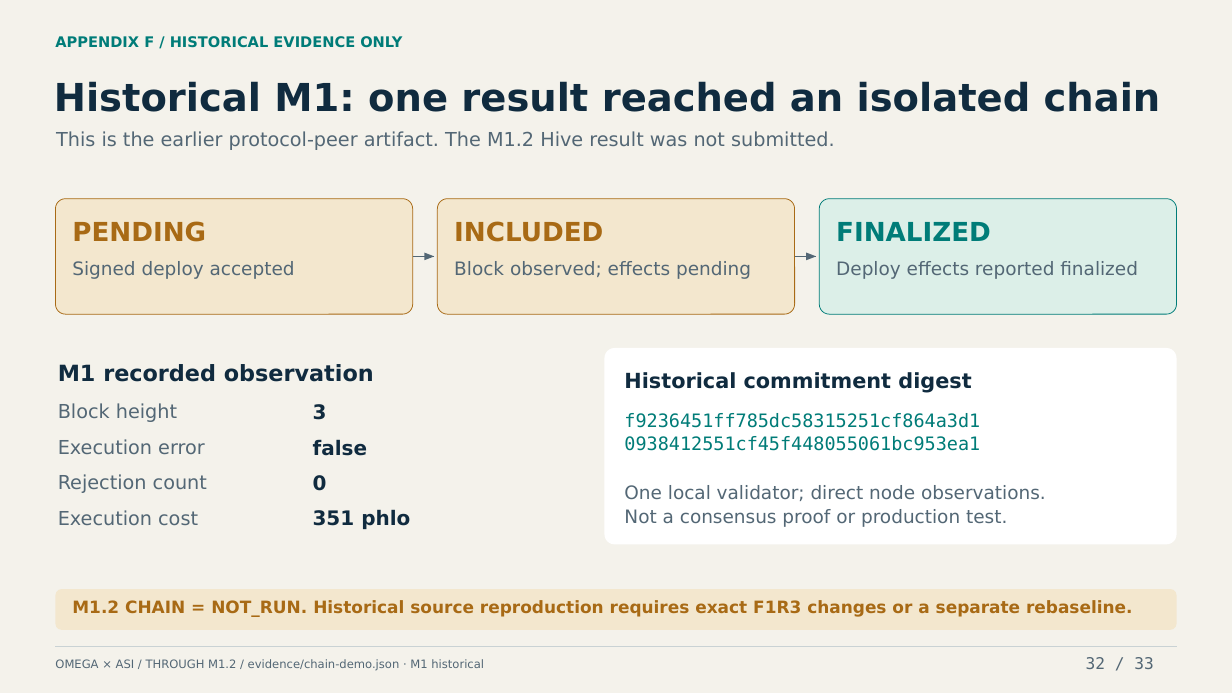
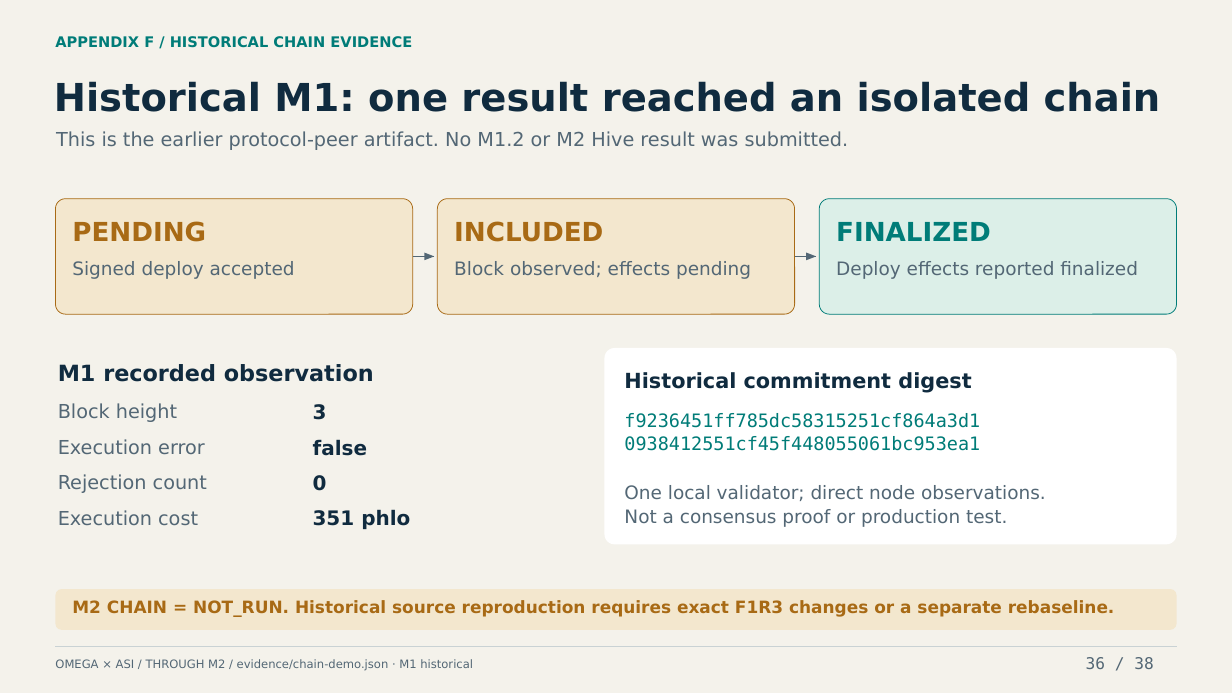
Before and after one commit to machieke/fusion-module-interfaces, a slide deck: slide 36 of docs/presentation/omega-asi-module-interfaces.pptx (slide 32 before the commit). Drawn at 1232x693 pixels with LibreOffice and Linux fonts; fonts in the diff are those of the drawing. Boxes give left, top, right and bottom in pixels: in the first picture for what was removed or moved away, otherwise in the second. Text is boxed around its words. In the diff, an @@ line names an element or a change of style, - is before the commit and + after.

Commit message:
Update conference deck through M2 with an ELI16 executive summary

```diff
--- a/docs/presentation/omega-asi-module-interfaces.pptx
+++ b/docs/presentation/omega-asi-module-interfaces.pptx
@@ text at box(55, 36, 412, 48): text changed @@
-APPENDIX F / HISTORICAL EVIDENCE ONLY
+APPENDIX F / HISTORICAL CHAIN EVIDENCE
@@ text at box(56, 131, 849, 150): text changed @@
-This is the earlier protocol-peer artifact. The M1.2 Hive result was not submitted.
+This is the earlier protocol-peer artifact. No M1.2 or M2 Hive result was submitted.
@@ text at box(72, 600, 1115, 617): text changed @@
-M1.2 CHAIN = NOT_RUN. Historical source reproduction requires exact F1R3 changes or a separate rebaseline.
+M2 CHAIN = NOT_RUN. Historical source reproduction requires exact F1R3 changes or a separate rebaseline.
@@ text at box(55, 659, 473, 671): text changed @@
-OMEGA × ASI / THROUGH M1.2 / evidence/chain-demo.json · M1 historical
+OMEGA × ASI / THROUGH M2 / evidence/chain-demo.json · M1 historical
@@ text at box(1086, 657, 1153, 669): text changed @@
-32 / 33
+36 / 38
```
Also in this commit, not shown: 8 other slides changed, 29 slides added, 24 slides removed, 47 other files.
